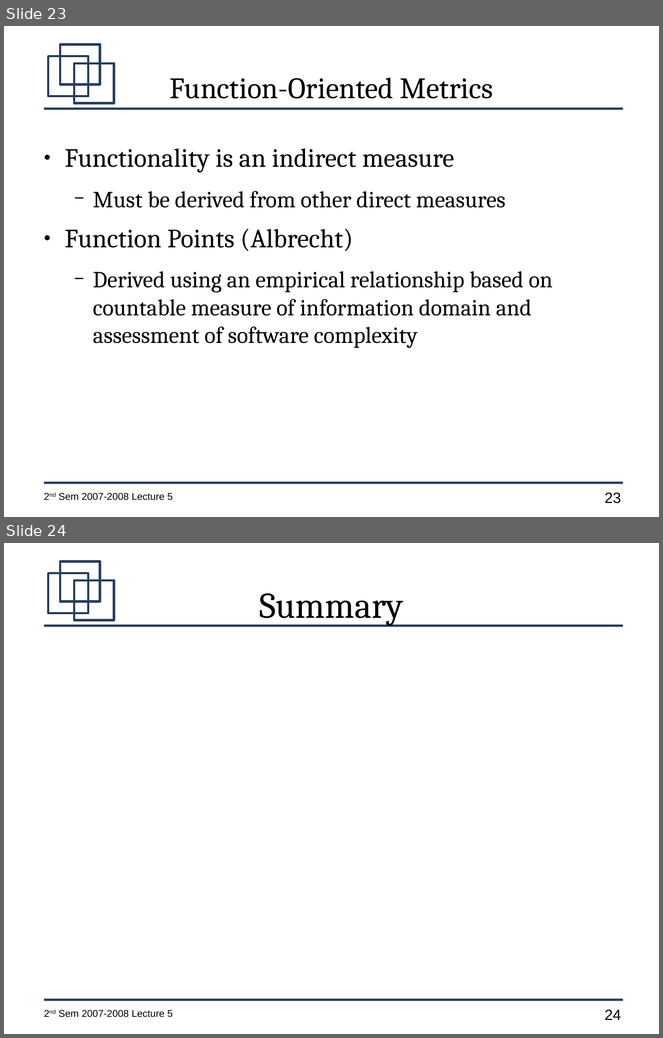
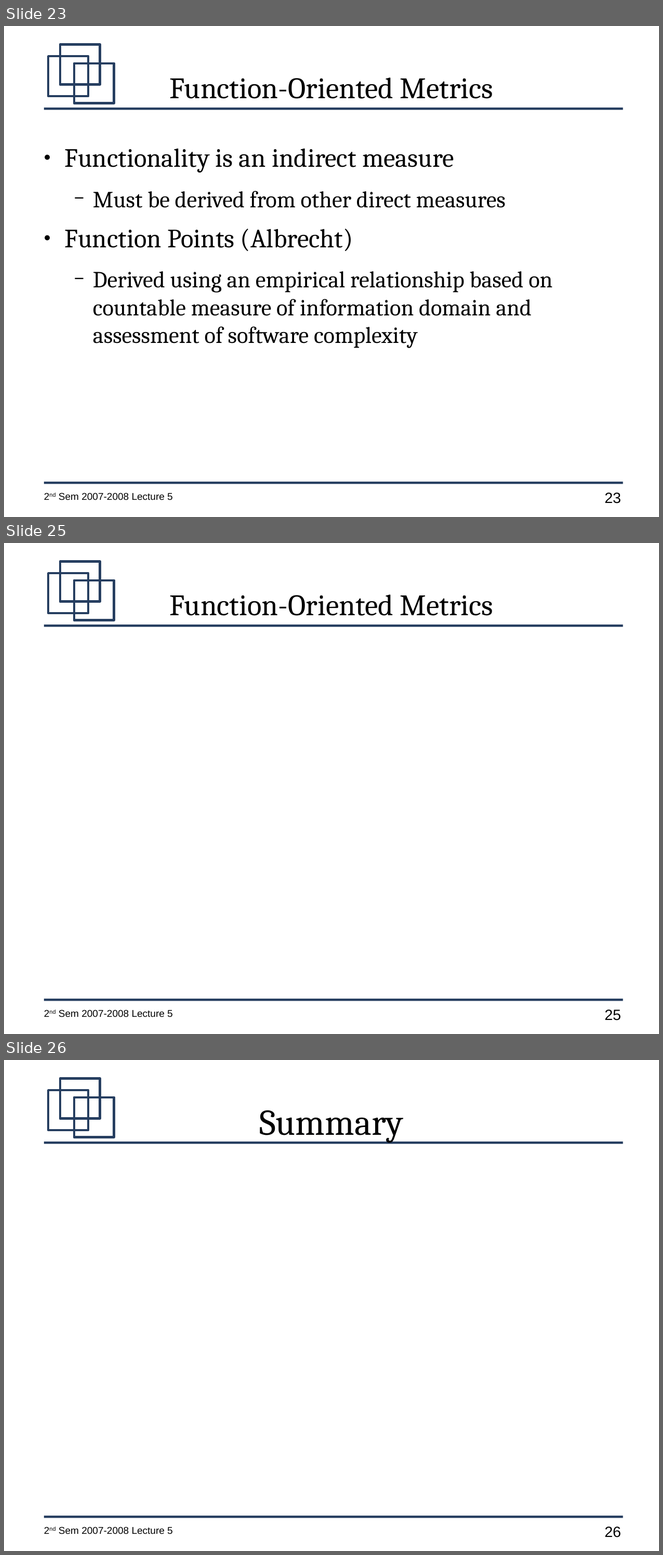
Before and after one commit to jachermocilla/jach-homepage, a slide deck: CMSC128-2nd-Sem-2007-L5.odp. Shown one above the other, each under a label of ours: slides 23 and 24 before the commit, slides 23, 25 and 26 after it; the slides between them are not shown. The pictures are 663x1038 and 663x1555 pixels, drawn with LibreOffice and Linux fonts; fonts in the diff are those of the drawing. Boxes give left, top, right and bottom in pixels: in the first picture for what was removed or moved away, otherwise in the second. Text is boxed around its words. In the diff, an @@ line names an element or a change of style, - is before the commit and + after.

```diff
--- a/CMSC128-2nd-Sem-2007-L5.odp
+++ b/CMSC128-2nd-Sem-2007-L5.odp
@@ slide 25 added at box(4, 543, 659, 1034), background #FFFFFF; not listed: 7 template elements that a slide beside it also shows @@
@@ title added at box(170, 594, 493, 616), 36 pt, text #000000 @@
+Function-Oriented Metrics
@@ what was slide 24 is now slide 26 @@
@@ page number at box(605, 1527, 621, 1538): text changed @@
-24
+26
```
Also in this commit, not shown: 2 slides changed, 1 other slide added.
